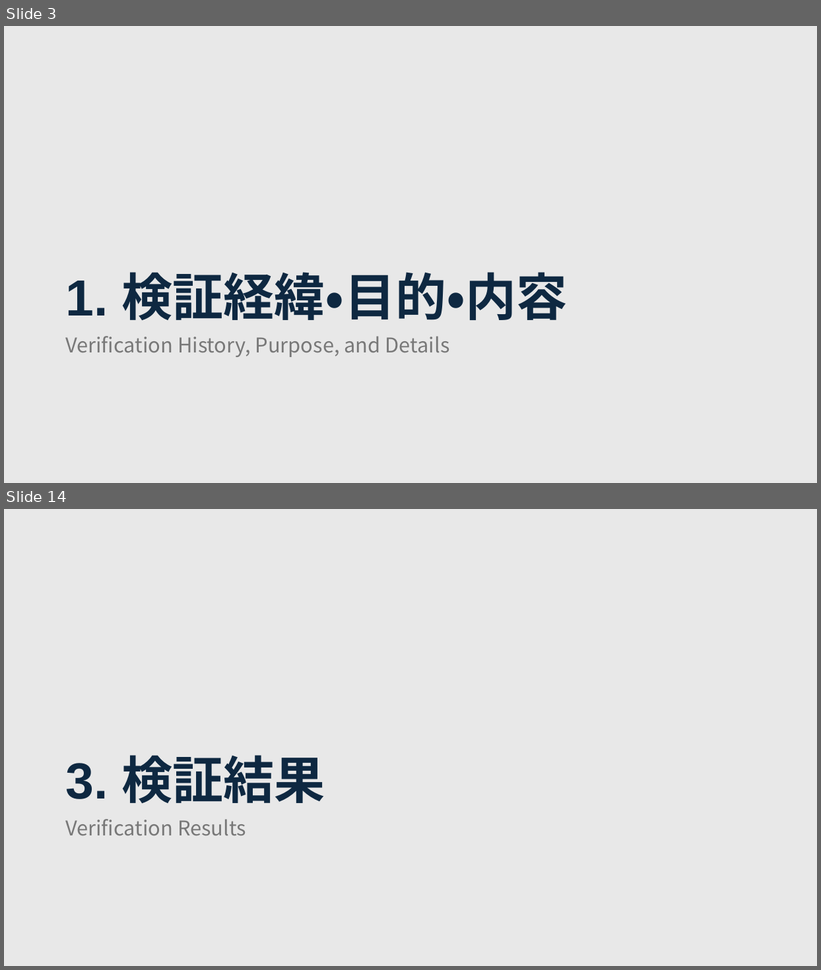
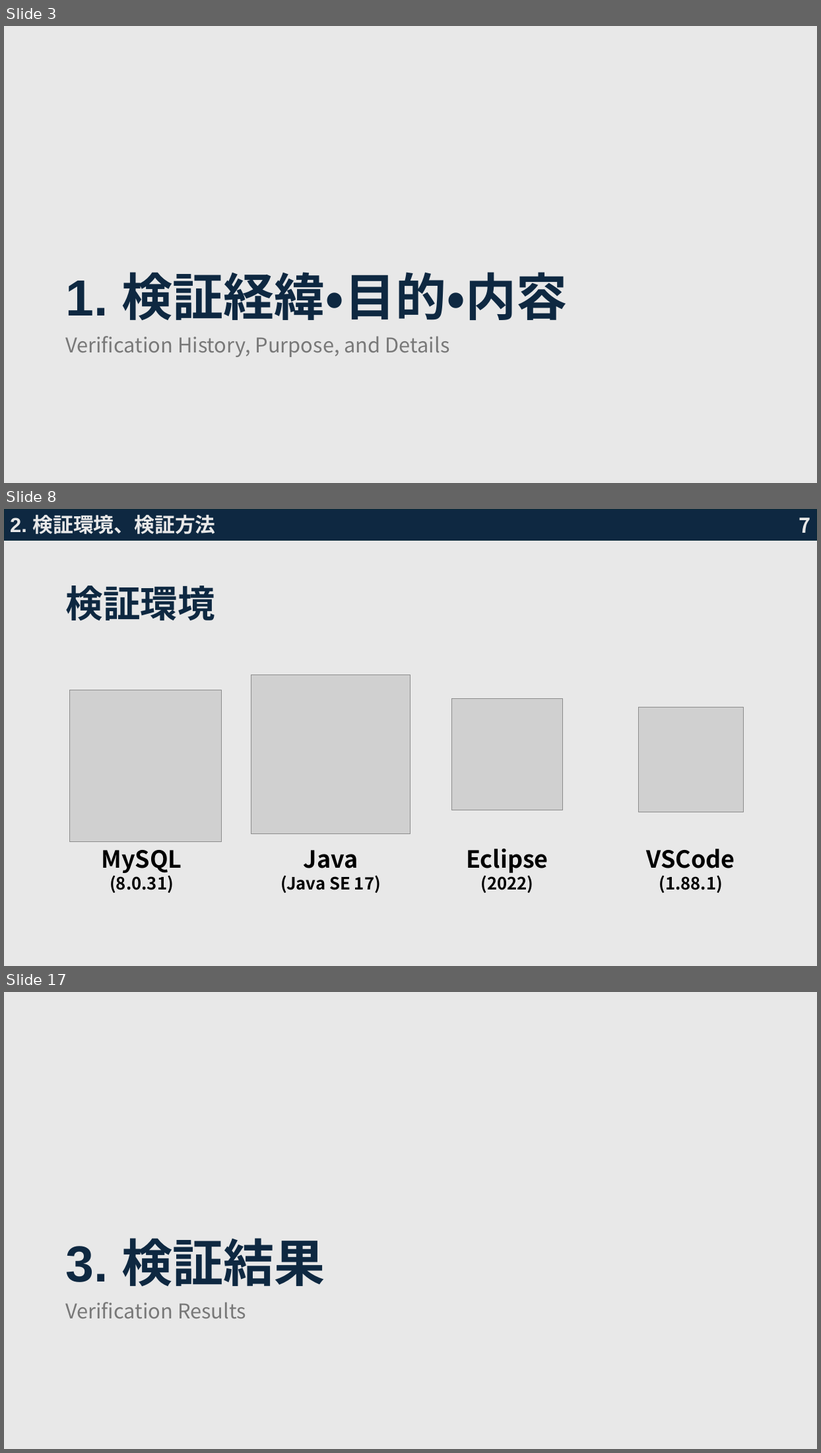
Before and after one commit to sahokk/JavaDakoku0502, a slide deck: 技術検証発表資料2.pptx. Shown one above the other, each under a label of ours: slides 3 and 14 before the commit, slides 3, 8 and 17 after it; the slides between them are not shown. The pictures are 821x970 and 821x1453 pixels, drawn with LibreOffice and Linux fonts; fonts in the diff are those of the drawing; grey boxes stand for pictures. Boxes give left, top, right and bottom in pixels: in the first picture for what was removed or moved away, otherwise in the second. Text is boxed around its words. In the diff, an @@ line names an element or a change of style, - is before the commit and + after.

```diff
--- a/技術検証発表資料2.pptx
+++ b/技術検証発表資料2.pptx
@@ slide 8 added at [4, 509, 817, 966], background #E8E8E8 @@
@@ rectangle added at [4, 509, 817, 540], fill #0E2841, outline #092A39 1.5 pt @@
@@ text added at [10, 514, 215, 534], 24 pt, text #E8E8E8, bold @@
+2. 検証環境、検証方法
@@ page number added at [799, 518, 811, 533], 24 pt, text #E8E8E8, bold @@
+7
@@ title added at [66, 586, 215, 621], 44 pt, text #0E2841, bold @@
+検証環境
@@ picture added at [251, 675, 411, 835] @@
@@ picture added at [70, 690, 222, 842] @@
@@ picture added at [451, 698, 563, 810] @@
@@ picture added at [638, 707, 743, 812] @@
@@ text added at [102, 850, 182, 893], 20 pt, text #000000, bold @@
+MySQL
+(8.0.31)
@@ text added at [281, 850, 381, 893], 20 pt, text #000000, bold @@
+Java
+(Java SE 17)
@@ text added at [466, 849, 548, 893], 28 pt, text #000000, bold @@
+Eclipse
+(2022)
@@ text added at [647, 849, 735, 893], 20 pt, text #000000, bold @@
+VSCode
+(1.88.1)
@@ what was slide 14 is now slide 17 @@
```
Also in this commit, not shown: 12 slides changed, 14 other slides added, 8 slides removed, 31 other files.
